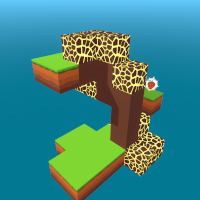
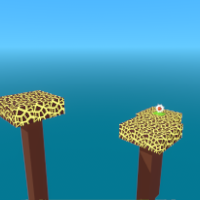
Revision of a layered 200×200 image; what changed, layer by layer:
painted on "Calque copié #3" over [0,0,200,200]
